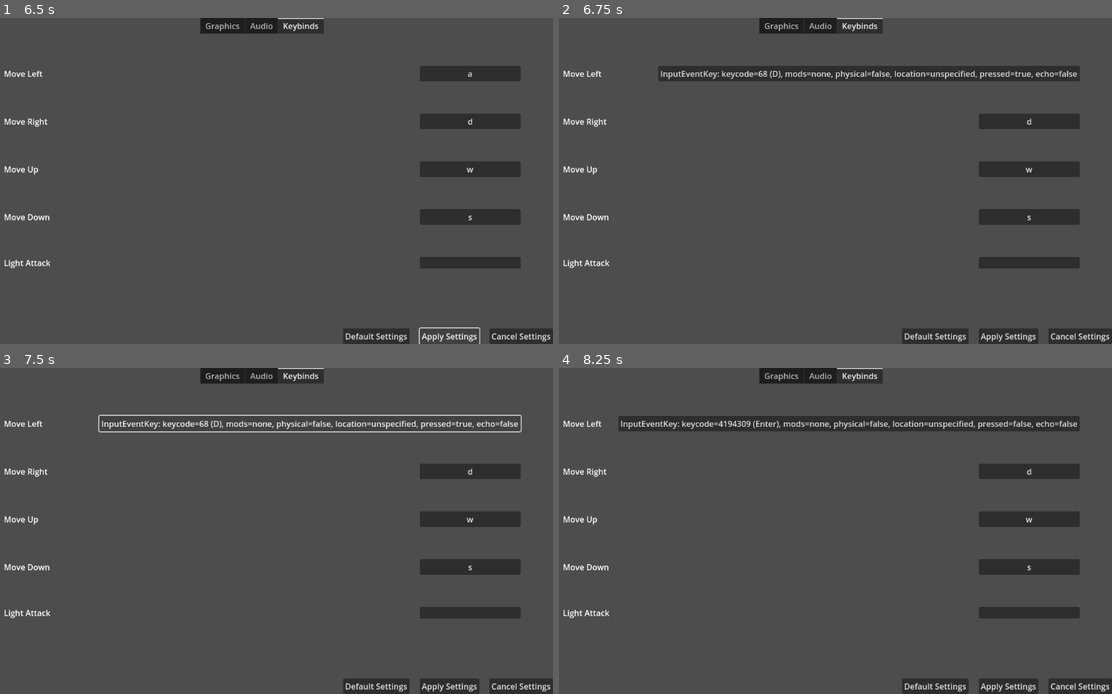
Above: before the commit, frames 1-4 (two rows, left to right).
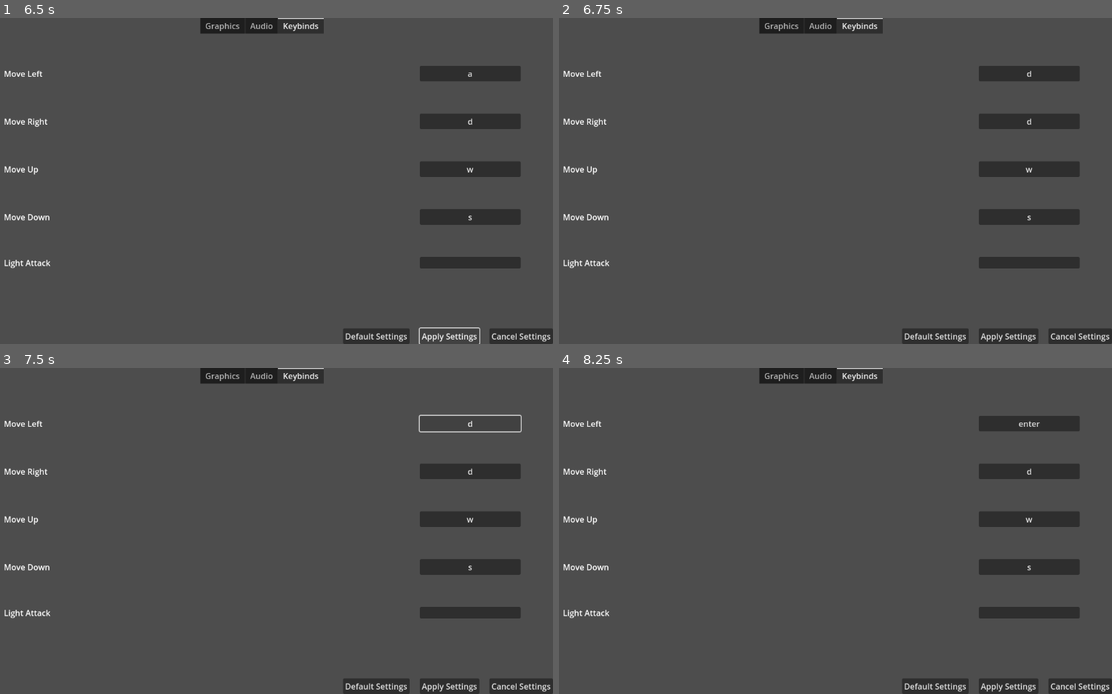
Above: after the commit, the same moments.

Repository: Cole-Miller-IT/template-game-for-future-projects
Game: Godot game, scene res://Scenes/Levels/Settings/settings_menu.tscn
Two runs of this game, one before a commit and one after it. Both use one fixed random seed, a clock stepped at 60 frames per second and the inputs below. This scene is started directly instead of the project's main scene.
Inputs (mouse positions are in pixels of both pictures, inside the frame that each line leads up to):
- Up to frame 1 (6.5 s): click "a" at 0.5 s; click "d" at 1.25 s; click "w" at 2 s; click "s" at 2.75 s; click (470, 262) at 3.52 s; click "Cancel Settings" at 4.25 s; click "Default Settings" at 5 s; click "Apply Settings" at 5.75 s
- Up to frame 2 (6.75 s): move the mouse to (951, 164) at 6.52 s; hold D (right) from 6.53 s (still down); click (951, 164) at 6.6 s
- Up to frame 3 (7.5 s): release D (right) at 7.25 s; click "InputEventKey: keycode=68 (D)…" (after the commit: "d") at 7.25 s
- Up to frame 4 (8.25 s): tap Enter at 8 s; move the mouse to (702, 547) at 8.02 s; hold S (down) from 8.03 s (still down); click (702, 547) at 8.1 s

Frame 1 is identical in both runs. In frame 2, 2.7% of the frame differs, in the area x 18-94%, y 14-20%; in frame 3, 1.2%; in frame 4, 3.0%, in the area x 10-94%, y 14-20%.

Commit message:
working on saving keybinds

Diff:
--- a/Scenes/Levels/Settings/settings_menu.gd
+++ b/Scenes/Levels/Settings/settings_menu.gd
@@ -10,7 +10,7 @@
 func _ready():
 	#Read hotkey resource data and assign the buttons the correct keys to display on the rebind button
 	if hotkeys:
-		$MarginContainer/VBoxContainer/TabContainer/Keybinds/MarginContainer/VBoxContainer/MoveLeft/RebindKey1.text = hotkeys.defaultMoveLeft
+		$MarginContainer/VBoxContainer/TabContainer/Keybinds/MarginContainer/VBoxContainer/MoveLeft/RebindKey.text = hotkeys.defaultMoveLeft
 		$MarginContainer/VBoxContainer/TabContainer/Keybinds/MarginContainer/VBoxContainer/MoveRight/RebindKey1.text = hotkeys.defaultMoveRight
 		$MarginContainer/VBoxContainer/TabContainer/Keybinds/MarginContainer/VBoxContainer/MoveUp/RebindKey1.text = hotkeys.defaultMoveUp
 		$MarginContainer/VBoxContainer/TabContainer/Keybinds/MarginContainer/VBoxContainer/MoveDown/RebindKey1.text = hotkeys.defaultMoveDown
@@ -37,45 +37,39 @@
 
 
 ###############REBINDING HOTKEYS#######################
-func _on_rebind_key_pressed(value):
-	#print("Awaiting key press for hotkey " + str(value))
-
-	#toggle rebind mode
-	#rebindMode = true
-
-	#handle next input event through _unhandled_input() function
-	pass
-
 func rebind(eventRecieved):
-	#print(eventRecieved)
+	print("before changes: " + hotkeys.defaultMoveLeft)
 	#rebind the key to the given key by the user
 	if rebindKeyToChange == "moveLeft":
-		#this
-		#work to change the key code to the key value (ie 71 to g)
-		hotkeys.defaultMoveLeft = str(eventRecieved.keycode)
-		print(str(eventRecieved.keycode))
+		hotkeys.defaultMoveLeft = eventRecieved.as_text_key_label().to_lower()
+		#print("keycode recieved for change " + eventRecieved.as_text_key_label().to_lower())
 
 	else:
 		print("hotkey rebind not implemented yet")
 
+
+	#save the key for next game boot up
+	hotkeys.saveData(hotkeys)
+
 	#
 	#make this a variable string for all hotkeys
+	#Update text on the settings menu
 	#
-	$MarginContainer/VBoxContainer/TabContainer/Keybinds/MarginContainer/VBoxContainer/MoveLeft/RebindKey1.text = str(eventRecieved)
+	#var settingString = "MarginContainer/VBoxContainer/TabContainer/Keybinds/MarginContainer/VBoxContainer/" + rebindKeyToChange + "/RebindKey"
+
+	$MarginContainer/VBoxContainer/TabContainer/Keybinds/MarginContainer/VBoxContainer/MoveLeft/RebindKey.text = eventRecieved.as_text_key_label().to_lower()
 
 	rebindMode = false
 
+	print("after changes: " + hotkeys.defaultMoveLeft)
+
 
 func _unhandled_input(event):
-	#print(str(event))
 	if rebindMode == true:
-		#print("changing")
 		rebind(event)
 
 
-
-
 func _on_rebind_key_1_pressed(extra_arg_0):
-	print(extra_arg_0)
+	#print(extra_arg_0)
 	rebindMode = true
 	rebindKeyToChange = extra_arg_0
--- a/Scenes/Levels/Settings/settings_menu.tscn
+++ b/Scenes/Levels/Settings/settings_menu.tscn
@@ -246,7 +246,7 @@
 layout_mode = 2
 size_flags_horizontal = 3
 
-[node name="RebindKey1" type="Button" parent="MarginContainer/VBoxContainer/TabContainer/Keybinds/MarginContainer/VBoxContainer/MoveLeft"]
+[node name="RebindKey" type="Button" parent="MarginContainer/VBoxContainer/TabContainer/Keybinds/MarginContainer/VBoxContainer/MoveLeft"]
 custom_minimum_size = Vector2(200, 0)
 layout_mode = 2
 
@@ -343,7 +343,7 @@
 [connection signal="changed" from="MarginContainer/VBoxContainer/TabContainer/Audio/MarginContainer/VBoxContainer/Setting 2/HSlider" to="." method="_on_h_slider_changed"]
 [connection signal="changed" from="MarginContainer/VBoxContainer/TabContainer/Audio/MarginContainer/VBoxContainer/Setting 3/HSlider" to="." method="_on_h_slider_changed"]
 [connection signal="changed" from="MarginContainer/VBoxContainer/TabContainer/Audio/MarginContainer/VBoxContainer/Setting 4/HSlider" to="." method="_on_h_slider_changed"]
-[connection signal="pressed" from="MarginContainer/VBoxContainer/TabContainer/Keybinds/MarginContainer/VBoxContainer/MoveLeft/RebindKey1" to="." method="_on_rebind_key_1_pressed" binds= ["moveLeft"]]
+[connection signal="pressed" from="MarginContainer/VBoxContainer/TabContainer/Keybinds/MarginContainer/VBoxContainer/MoveLeft/RebindKey" to="." method="_on_rebind_key_1_pressed" binds= ["moveLeft"]]
 [connection signal="pressed" from="MarginContainer/VBoxContainer/TabContainer/Keybinds/MarginContainer/VBoxContainer/MoveRight/RebindKey1" to="." method="_on_rebind_key_pressed"]
 [connection signal="pressed" from="MarginContainer/VBoxContainer/TabContainer/Keybinds/MarginContainer/VBoxContainer/MoveUp/RebindKey1" to="." method="_on_rebind_key_pressed"]
 [connection signal="pressed" from="MarginContainer/VBoxContainer/TabContainer/Keybinds/MarginContainer/VBoxContainer/MoveDown/RebindKey1" to="." method="_on_rebind_key_pressed"]
--- a/Scenes/Resources/Settings/keybinds.gd
+++ b/Scenes/Resources/Settings/keybinds.gd
@@ -12,3 +12,7 @@
 var defaultMoveUp = "w"
 var defaultMoveDown = "s"
 #var defaultLightAttack = "LMB"
+
+
+func saveData(data):
+	ResourceSaver.save(data, "res://Scenes/Resources/Settings/keybinds.tres")
